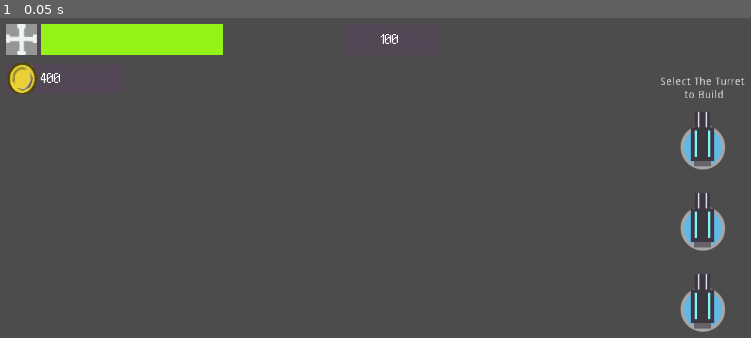
Above: before the commit, frame 1.
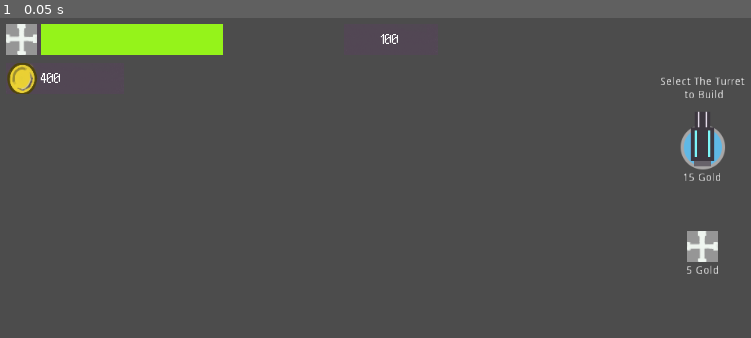
Above: after the commit, the same moment.

Repository: Alsctiho/Indie-Tales-2021
Game: Godot game, scene res://Scenes/UI/UI.tscn
Two runs of this game, one before a commit and one after it. Both use one fixed random seed, a clock stepped at 60 frames per second and the inputs below. This scene is started directly instead of the project's main scene.
Inputs:
- Up to frame 1 (0.05 s): no input

The runs differ from the first frame. In frame 1, 1.2% of the frame differs, in the area x 90-97%, y 48-99%.
Error before the commit: Invalid get index 'money' (on base: 'null instance'). (res://Scenes/UI/TurretBlue.gd:19)
Error after the commit: Invalid get index 'turret_cost' (on base: 'null instance'). (res://Scenes/UI/TurretBlue.gd:21)

Commit message:
Health Button

Diff:
--- a/IndieTale/Scenes/Player/Player.gd
+++ b/IndieTale/Scenes/Player/Player.gd
@@ -12,6 +12,7 @@
 const HIT_FRICTION = 3000
 const HIT_DISTANCE = 1.5
 
+const max_health = 10
 var health = 10
 var money = 0
 var score = 0
@@ -151,6 +152,14 @@
 	get_hit((position - monster.position).normalized() * HIT_DISTANCE)
 	monster.explode()
 
+func gain_health(amount: int, cost: int) -> bool:
+	if health + amount > max_health:
+		return false
+	else:
+		health += amount
+		money -= cost
+		return true
+
 func gain_money(amount):
 	money += amount
 	print("Money: " + String(money))
--- a/IndieTale/Scenes/Turrets/Turret.gd
+++ b/IndieTale/Scenes/Turrets/Turret.gd
@@ -25,5 +25,5 @@
 	get_node("/root/World").add_child(bullet_instance)
 
 	if !$AudioStreamPlayer2D.is_playing():
-		$AudioStreamPlayer2D.volume_db = -1 * get_parent().get_child_count()
+		$AudioStreamPlayer2D.volume_db = -1 * get_parent().get_child_count() - 2
 		$AudioStreamPlayer2D.play()
--- a/IndieTale/Scenes/Turrets/Turret.tscn
+++ b/IndieTale/Scenes/Turrets/Turret.tscn
@@ -20,3 +20,4 @@
 
 [node name="AudioStreamPlayer2D" type="AudioStreamPlayer2D" parent="."]
 stream = ExtResource( 2 )
+pitch_scale = 0.55
--- /dev/null
+++ b/IndieTale/Scenes/UI/HealthButton.gd
@@ -0,0 +1,31 @@
+extends TextureButton
+
+
+var health_cost = 1
+var player = null
+var is_affordable = true
+
+onready var health_label = $HealthLabel
+
+# Called when the node enters the scene tree for the first time.
+func _ready():
+	pass # Replace with function body.
+
+
+# Called every frame. 'delta' is the elapsed time since the previous frame.
+func _process(delta):
+	player = get_node("/root/World/Player")
+	if (player.money >= health_cost):
+		modulate.a = 1.0
+		is_affordable = true
+	else:
+		modulate.a = 0.5
+		is_affordable = false
+
+	health_label.text = str(health_cost) + " Gold"
+
+
+func _on_HealthButton_pressed():
+	if is_affordable:
+		get_node("/root/World/Player").gain_health(1, health_cost)
+		health_cost *= 10
--- a/IndieTale/Scenes/UI/TurretBlue.gd
+++ b/IndieTale/Scenes/UI/TurretBlue.gd
@@ -6,8 +6,10 @@
 # var b = "text"
 
 var playerNode = null
+var turret_cost = 5
 
-const TURRENT_COST = 15
+onready var turret_label = $TurretLabel
+
 
 func _ready():
 	playerNode = get_node("/root/World/Player")
@@ -16,7 +18,10 @@
 
 # Called every frame. 'delta' is the elapsed time since the previous frame.
 func _process(delta):
-	if (playerNode.money >= TURRENT_COST):
+	turret_cost = get_node("/root/World/GUI/UI/TurretBuilder").turret_cost
+	if (playerNode.money >= turret_cost):
 		modulate.a = 1.0
 	else:
 		modulate.a = 0.5
+
+	turret_label.text = str(turret_cost) + " Gold"
--- a/IndieTale/Scenes/UI/TurretBuilder.gd
+++ b/IndieTale/Scenes/UI/TurretBuilder.gd
@@ -12,7 +12,7 @@
 var building_phase = 0
 var turret_instance = null
 
-const TURRENT_COST = 15
+var turret_cost = 10
 
 const turret_node_path = "res://Scenes/Turrets/FakeTurret.tscn"
 const texture_path = ["res://Assets/Turrets/TurretTest.png", "res://Assets/Turrets/Turret.png"]
@@ -56,10 +56,11 @@
 		self.remove_child(turret_instance)
 		print(get_node("/root/World/Turrets"))
 		get_node("/root/World/Turrets").build_turret(turret_instance.position, turret_instance.rotation, state)
+		if !$AudioStreamPlayer.is_playing():
+			$AudioStreamPlayer.volume_db = -5
+			$AudioStreamPlayer.play()
 
 		# If building success, doing clean up
-		if !$AudioStreamPlayer.is_playing():
-			$AudioStreamPlayer.play()
 		turret_instance = null
 		building_phase = 0
 		state = Nothing
@@ -73,6 +74,7 @@
 	state = Blue
 #	print("pressed!", building_phase)
 	# The zero-th phase: preperation
-	if building_phase == 0 && playerNode.use_money(TURRENT_COST):
+	if building_phase == 0 && playerNode.use_money(turret_cost):
 		instance_turret()
 		building_phase += 1
+		turret_cost += 5
--- /dev/null
+++ b/IndieTale/Scenes/UI/TurretLabel.gd
@@ -0,0 +1,16 @@
+extends Label
+
+
+# Declare member variables here. Examples:
+# var a = 2
+# var b = "text"
+
+
+# Called when the node enters the scene tree for the first time.
+func _ready():
+	pass # Replace with function body.
+
+
+# Called every frame. 'delta' is the elapsed time since the previous frame.
+func _process(_delta):
+	pass
--- a/IndieTale/Scenes/UI/UI.tscn
+++ b/IndieTale/Scenes/UI/UI.tscn
@@ -12,6 +12,7 @@
 [ext_resource path="res://Assets/UI/CoinIcon.png" type="Texture" id=10]
 [ext_resource path="res://Scenes/UI/Label.gd" type="Script" id=11]
 [ext_resource path="res://Scenes/UI/TurretBlue.gd" type="Script" id=12]
+[ext_resource path="res://Scenes/UI/HealthButton.gd" type="Script" id=13]
 
 [sub_resource type="DynamicFont" id=1]
 size = 29
@@ -75,25 +76,53 @@
 stretch_mode = 3
 script = ExtResource( 12 )
 
-[node name="TextureButton2" type="TextureButton" parent="TurretBuilderUI/VBoxContainer"]
-margin_left = 32.0
+[node name="TurretLabel" type="Label" parent="TurretBuilderUI/VBoxContainer/TurretBlue"]
+margin_left = -32.7491
+margin_top = 80.0
+margin_right = 131.251
+margin_bottom = 100.0
+rect_min_size = Vector2( 0, 20 )
+text = "15 Gold"
+align = 1
+valign = 1
+__meta__ = {
+"_edit_use_anchors_": false
+}
+
+[node name="MarginContainer2" type="MarginContainer" parent="TurretBuilderUI/VBoxContainer"]
 margin_top = 202.0
-margin_right = 132.0
-margin_bottom = 302.0
+margin_right = 164.0
+margin_bottom = 232.0
+rect_min_size = Vector2( 0, 30 )
+__meta__ = {
+"_edit_use_anchors_": false
+}
+
+[node name="HealthButton" type="TextureButton" parent="TurretBuilderUI/VBoxContainer"]
+margin_left = 42.0
+margin_top = 236.0
+margin_right = 122.0
+margin_bottom = 316.0
+rect_min_size = Vector2( 80, 80 )
 size_flags_horizontal = 4
 size_flags_vertical = 4
-texture_normal = ExtResource( 3 )
+texture_normal = ExtResource( 6 )
+expand = true
 stretch_mode = 3
-
-[node name="TextureButton3" type="TextureButton" parent="TurretBuilderUI/VBoxContainer"]
-margin_left = 32.0
-margin_top = 306.0
-margin_right = 132.0
-margin_bottom = 406.0
-size_flags_horizontal = 4
-size_flags_vertical = 4
-texture_normal = ExtResource( 3 )
-stretch_mode = 3
+script = ExtResource( 13 )
+
+[node name="HealthLabel" type="Label" parent="TurretBuilderUI/VBoxContainer/HealthButton"]
+margin_left = -42.017
+margin_top = 60.7424
+margin_right = 121.983
+margin_bottom = 80.7424
+rect_min_size = Vector2( 0, 20 )
+text = "5 Gold"
+align = 1
+valign = 1
+__meta__ = {
+"_edit_use_anchors_": false
+}
 
 [node name="LifeBarUI" type="NinePatchRect" parent="."]
 margin_left = 20.0
@@ -193,5 +222,6 @@
 }
 
 [connection signal="pressed" from="TurretBuilderUI/VBoxContainer/TurretBlue" to="TurretBuilder" method="_on_TurretBlue_pressed"]
+[connection signal="pressed" from="TurretBuilderUI/VBoxContainer/HealthButton" to="TurretBuilderUI/VBoxContainer/HealthButton" method="_on_HealthButton_pressed"]
 
 [editable path="TurretBuilder"]
Not shown: 1 places in IndieTale/Scenes/UI/UI.tscn that only renumber resources
